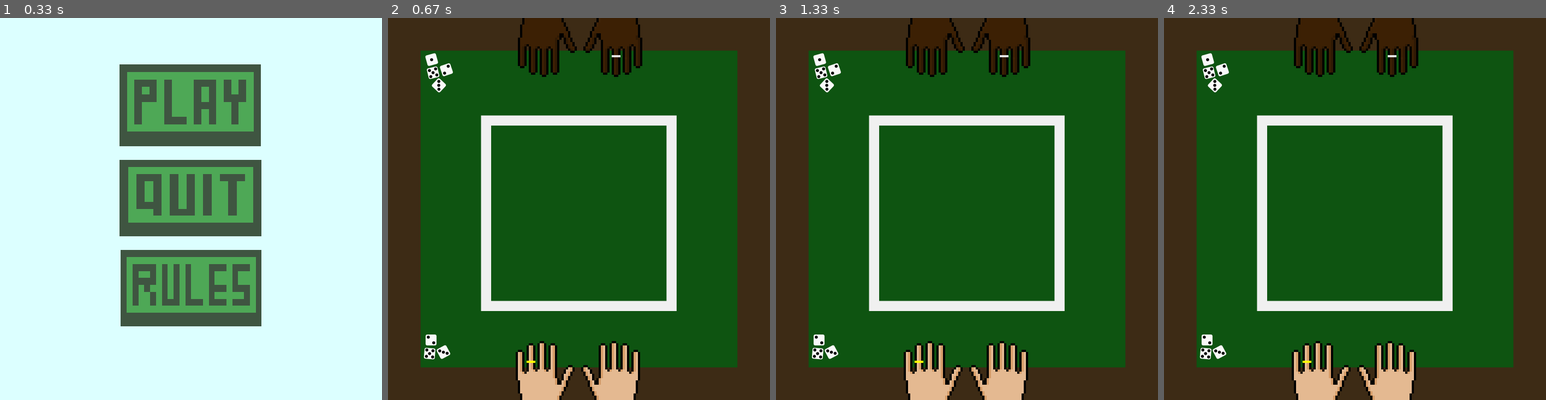
Above: before the commit, frames 1-4 (left to right).
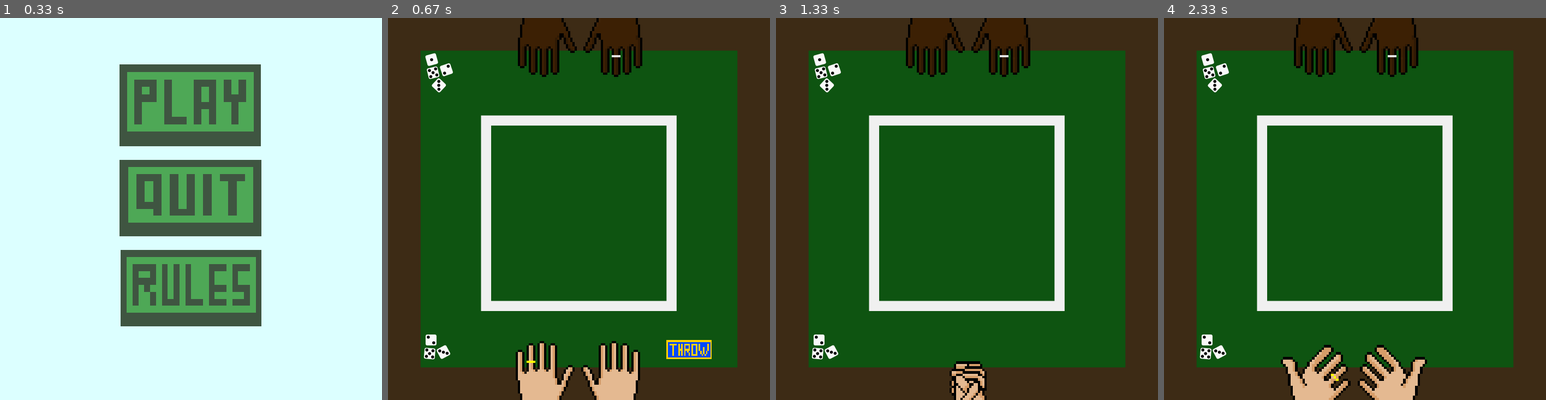
Above: after the commit, the same moments.

Repository: HellusJ/PRG-zaverecnaprace_pygame
Game: pygame game, started from python.py
Same seed, same stepped clock (60 frames per second), same inputs: the game is played once before the commit and once after it.
Inputs (mouse positions are in pixels of both pictures, inside the frame that each line leads up to):
- Up to frame 1 (0.33 s): no input
- Up to frame 2 (0.67 s): click (582, 105) at 0.38 s
- Up to frame 3 (1.33 s): click (1104, 369) at 0.75 s
- Up to frame 4 (2.33 s): no input

Frame 1 is identical in both runs. In frame 2, 0.6% of the frame differs, in the area x 72-85%, y 84-90%; in frame 3, 3.7%, in the area x 33-66%, y 84-100%; in frame 4, 2.5%.

Commit message:
vypada to nadejne celkem

Diff:
--- /dev/null
+++ b/obrazky.py
@@ -0,0 +1,56 @@
+import pygame
+
+#barvy
+menucolor = (220,255,255)
+textcolor = (0,0,0)
+
+#pozadi
+pozadi = pygame.image.load("background.png")
+
+#buttons
+playbutton = pygame.transform.scale(pygame.image.load("button_play.png"), (300,150))
+playbutton_rect = playbutton.get_rect()
+playbutton_rect.center = (355, 160)
+
+quitbutton = pygame.transform.scale(pygame.image.load("button_quit.png"), (260,140))
+quitbutton_rect = playbutton.get_rect()
+quitbutton_rect.center = (369, 335)
+
+rulesbutton = pygame.transform.scale(pygame.image.load("rules_button.png"), (355,140))
+rulesbutton_rect = playbutton.get_rect()
+rulesbutton_rect.center = (317, 500)
+
+stepback = pygame.transform.scale(pygame.image.load("stepback.png"), (45,45))
+stepback_rect = playbutton.get_rect()
+stepback_rect.topleft = (5, 5)
+
+throwbutton = pygame.transform.scale(pygame.image.load("throw_button.png"), (83,35))
+throwbutton_rect = playbutton.get_rect()
+throwbutton_rect.topleft = (510, 590)
+
+#ruce
+ruce = pygame.transform.scale(pygame.image.load("ruce.png"), (280, 120))
+ruce_shaking_1 = pygame.transform.scale(pygame.image.load("ruce_shaking_1.png"), (80, 80))
+ruce_Shaking_2 = pygame.transform.scale(pygame.image.load("ruce_Shaking_2.png"), (90, 90))
+ruce_throw = pygame.transform.scale(pygame.image.load("ruce_throw.png"), (308, 132))
+
+ruce_opp = pygame.transform.scale(pygame.image.load("ruce_opp.png"), (280, 120))
+ruce_opp_shaking_1 = pygame.transform.scale(pygame.image.load("ruce_opp_shaking_1.png"), (80, 80))
+ruce_opp_Shaking_2 = pygame.transform.scale(pygame.image.load("ruce_opp_Shaking_2.png"), (90, 90))
+ruce_opp_throw = pygame.transform.scale(pygame.image.load("ruce_opp_throw.png"), (308, 132))
+
+#kostky
+kostka1 = pygame.transform.scale(pygame.image.load("kostka_1.png"), (25, 25))
+kostka2 = pygame.transform.scale(pygame.image.load("kostka_2.png"), (25, 25))
+kostka3 = pygame.transform.scale(pygame.image.load("kostky_3.png"), (25, 25))
+kostka4 = pygame.transform.scale(pygame.image.load("kostky_4.png"), (25, 25))
+kostka5 = pygame.transform.scale(pygame.image.load("kostky_5.png"), (25, 25))
+kostka6 = pygame.transform.scale(pygame.image.load("kostky_6.png"), (25, 25))
+
+#pravidla
+rules1 = pygame.transform.scale(pygame.image.load("rules_picture.png"), (560, 560))
+rules1_rect = rules1.get_rect()
+rules1_rect.topleft = (70, 15)
+
+animace_ruce = [ruce_shaking_1,ruce_Shaking_2,ruce_shaking_1,ruce_Shaking_2,ruce_shaking_1,ruce_Shaking_2, ruce_shaking_1, ruce_throw,ruce_throw, ruce]
+kostky = [kostka1,kostka2,kostka3,kostka4,kostka5,kostka6]
--- a/python.py
+++ b/python.py
@@ -1,67 +1,36 @@
 import pygame
 import sys
+import random
+import time
+from obrazky import *
 
 pygame.init()
 
 screen = pygame.display.set_mode((700, 700))
 pygame.display.set_caption("Kostky")
 
-    #OBRAZKY
-#barvy
-menucolor = (220,255,255)
-textcolor = (0,0,0)
+#hra
+body = 0
+body_pc = 0
 
-#pozadi
-pozadi = pygame.image.load("background.png")
-
-#buttons
-playbutton = pygame.transform.scale(pygame.image.load("button_play.png"), (300,150))
-playbutton_rect = playbutton.get_rect()
-playbutton_rect.center = (355, 160)
-
-quitbutton = pygame.transform.scale(pygame.image.load("button_quit.png"), (260,140))
-quitbutton_rect = playbutton.get_rect()
-quitbutton_rect.center = (369, 335)
-
-rulesbutton = pygame.transform.scale(pygame.image.load("rules_button.png"), (355,140))
-rulesbutton_rect = playbutton.get_rect()
-rulesbutton_rect.center = (317, 500)
-
-stepback = pygame.transform.scale(pygame.image.load("stepback.png"), (45,45))
-stepback_rect = playbutton.get_rect()
-stepback_rect.topleft = (5, 5)
-
-#ruce
-ruce = pygame.transform.scale(pygame.image.load("ruce.png"), (280, 120))
-ruce_shaking_1 = pygame.transform.scale(pygame.image.load("ruce_shaking_1.png"), (80, 80))
-ruce_Shaking_2 = pygame.transform.scale(pygame.image.load("ruce_Shaking_2.png"), (90, 90))
-ruce_throw = pygame.transform.scale(pygame.image.load("ruce_throw.png"), (308, 132))
-
-ruce_opp = pygame.transform.scale(pygame.image.load("ruce_opp.png"), (280, 120))
-ruce_opp_shaking_1 = pygame.transform.scale(pygame.image.load("ruce_opp_shaking_1.png"), (80, 80))
-ruce_opp_Shaking_2 = pygame.transform.scale(pygame.image.load("ruce_opp_Shaking_2.png"), (90, 90))
-ruce_opp_throw = pygame.transform.scale(pygame.image.load("ruce_opp_throw.png"), (308, 132))
-
-#kostky
-kostka1 = pygame.image.load("kostka_1.png")
-kostka2 = pygame.image.load("kostka_2.png")
-kostka3 = pygame.image.load("kostky_3.png")
-kostka4 = pygame.image.load("kostky_4.png")
-kostka5 = pygame.image.load("kostky_5.png")
-kostka6 = pygame.image.load("kostky_6.png")
-
-#pravidla
-rules1 = pygame.transform.scale(pygame.image.load("rules_picture.png"), (560, 560))
-rules1_rect = rules1.get_rect()
-rules1_rect.topleft = (70, 15)
-
-animace_ruce = [ruce, ruce_shaking_1,ruce_Shaking_2, ruce_throw]
-kostky = [kostka1,kostka2,kostka3,kostka4,kostka5,kostka6]
-
-#text
-def napsattext(text,font_size,x,y):
+#funkce
+def napis(text,font_size,x,y):
     vykres = pygame.font.SysFont(None, font_size).render(text, True, textcolor)
     screen.blit(vykres, (x,y))
+
+souradnice = [(350,700),(350,700),(350,700),(350,700),(350,700),(350,700),(350,700),(350,700),(350,700),(350,700)]
+
+def animace_ruk():
+    for z in range(10):
+        snimek = animace_ruce[z]
+        x,y = souradnice[z]
+        screen.blit(pozadi,(0,0))
+        screen.blit(ruce_opp,(210, 0))
+        snimek_rect = snimek.get_rect()
+        snimek_rect.midbottom = (x, y)
+        screen.blit(snimek, snimek_rect)
+        pygame.display.update()
+        time.sleep(0.2)
 
 #menu
 def menu():
@@ -83,7 +52,7 @@
         screen.blit(rulesbutton, rulesbutton_rect)
         pygame.display.flip()
 
-#pravidla
+#pravidlas
 def rules():
     while True:
         for event in pygame.event.get():
@@ -96,21 +65,39 @@
         screen.fill(menucolor)
         screen.blit(stepback, stepback_rect)
         screen.blit(rules1, rules1_rect)
-        napsattext("První kdo získá 10000 bodů tak vyhrává!", 50, 20,600)
+        napis("První kdo získá 10000 bodů tak vyhrává!", 50, 20, 600)
 
         pygame.display.flip()
         pygame.time.delay(60)
 
 #HRA
+hod = []
 def hra():
     while True:
+        screen.blit(pozadi, (0, 0))
+        screen.blit(ruce, (210,580))
+        screen.blit(ruce_opp, (210, 0))
+        screen.blit(throwbutton, throwbutton_rect)
+
         for event in pygame.event.get():
             if event.type == pygame.QUIT:
                 sys.exit()
+            elif event.type == pygame.MOUSEBUTTONDOWN:
+                if throwbutton_rect.collidepoint(event.pos):
 
-        screen.blit(pozadi, (0, 0))
-        screen.blit(ruce, (210,580))
-        screen.blit(ruce_opp, (210, 0))
+                    animace_ruk()
+
+                    for i in range(6):
+                        losovani = random.choice(kostky)
+                        hod.append(losovani)
+
+                    y = 235
+                    for kosticka in hod:
+                        screen.blit(kosticka,(y, 480))
+                        y += 40
+
+                    hod.clear()
+
         pygame.display.flip()
         pygame.time.delay(60)
 
Binary file added: throw_button.png
